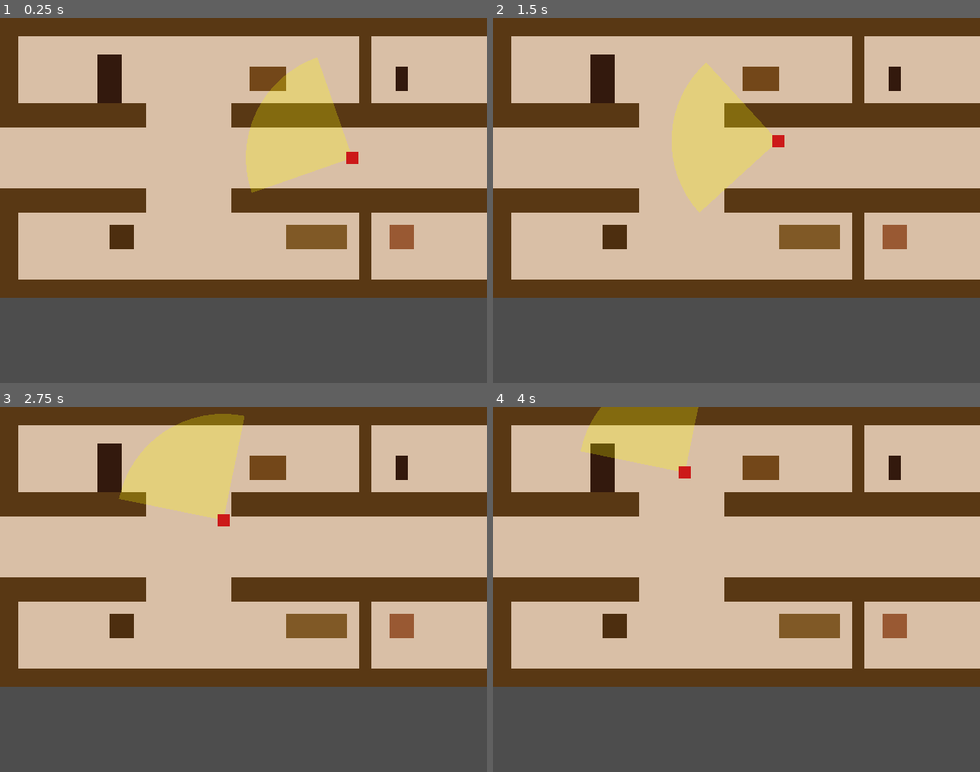
Above: before the commit, frames 1-4 (two rows, left to right).
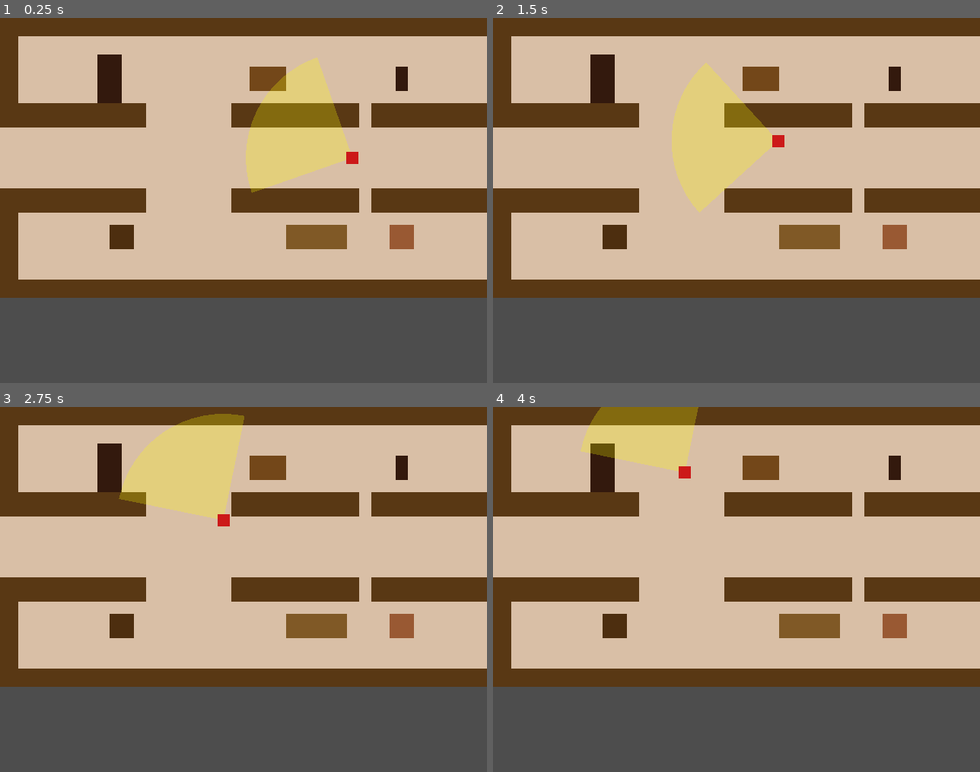
Above: after the commit, the same moments.

Repository: ollyfg/duddy-quest
Game: Godot game, scene res://scenes/l1_hallway.tscn
Same seed, same stepped clock (60 frames per second), same inputs: the game is played once before the commit and once after it. This scene is started directly instead of the project's main scene.
Inputs (mouse positions are in pixels of both pictures, inside the frame that each line leads up to):
- Up to frame 1 (0.25 s): no input
- Up to frame 2 (1.5 s): tap Enter at 0.5 s; move the mouse to (843, 182) at 0.52 s; hold D (move_right) 0.53-1.25 s; tap E (interact) at 0.6 s; click (843, 182) at 0.67 s; drag from (639, 218) to (507, 156) at 1.27 s
- Up to frame 3 (2.75 s): move the mouse to (292, 509) at 2.02 s; hold D (move_right) from 2.03 s (still down); tap V (ranged_attack) at 2.1 s; click (292, 509) at 2.17 s
- Up to frame 4 (4 s): release D (move_right) at 2.75 s; drag from (712, 662) to (717, 520) at 2.77 s; move the mouse to (882, 644) at 3.52 s; hold A (move_left) from 3.53 s (still down); tap Alt at 3.6 s; click (882, 644) at 3.67 s

The runs differ from the first frame. In frame 1, 1.2% of the frame differs, in the area x 73-77%, y 5-72%; in frame 2, 1.2%; in frame 3, 1.2%; in frame 4, 1.2%.

Commit message:
Fix Petunia patrol stuck: A* cell-center offsets + wall-adjacent weight penalties
Co-authored-by: ollyfg <8495389+ollyfg@users.noreply.github.com>

Diff:
--- a/scenes/l1_hallway.tscn
+++ b/scenes/l1_hallway.tscn
@@ -14,9 +14,6 @@
 
 [sub_resource type="RectangleShape2D" id="Sh_inner_hwall"]
 size = Vector2(168, 32)
-
-[sub_resource type="RectangleShape2D" id="Sh_vert_div"]
-size = Vector2(16, 120)
 
 [sub_resource type="RectangleShape2D" id="Sh_coatrack"]
 size = Vector2(32, 64)
@@ -174,20 +171,6 @@
 [node name="CollisionShape2D" type="CollisionShape2D" parent="NorthWallMidLeft"]
 shape = SubResource("Sh_inner_hwall")
 
-[node name="NorthWallDiv" type="StaticBody2D" parent="."]
-position = Vector2(480, 84)
-
-[node name="Sprite" type="ColorRect" parent="NorthWallDiv"]
-offset_left = -8.0
-offset_top = -60.0
-offset_right = 8.0
-offset_bottom = 60.0
-color = Color(0.35, 0.22, 0.08, 1)
-mouse_filter = 2
-
-[node name="CollisionShape2D" type="CollisionShape2D" parent="NorthWallDiv"]
-shape = SubResource("Sh_vert_div")
-
 [node name="NorthWallMidRight" type="StaticBody2D" parent="."]
 position = Vector2(572, 128)
 
@@ -243,20 +226,6 @@
 
 [node name="CollisionShape2D" type="CollisionShape2D" parent="SouthWallMidLeft"]
 shape = SubResource("Sh_inner_hwall")
-
-[node name="SouthWallDiv" type="StaticBody2D" parent="."]
-position = Vector2(480, 284)
-
-[node name="Sprite" type="ColorRect" parent="SouthWallDiv"]
-offset_left = -8.0
-offset_top = -60.0
-offset_right = 8.0
-offset_bottom = 60.0
-color = Color(0.35, 0.22, 0.08, 1)
-mouse_filter = 2
-
-[node name="CollisionShape2D" type="CollisionShape2D" parent="SouthWallDiv"]
-shape = SubResource("Sh_vert_div")
 
 [node name="SouthWallMidRight" type="StaticBody2D" parent="."]
 position = Vector2(572, 240)
--- a/scripts/pathfinder.gd
+++ b/scripts/pathfinder.gd
@@ -22,9 +22,11 @@
 	_astar = AStarGrid2D.new()
 	_astar.region = Rect2i(0, 0, _cols, _rows)
 	_astar.cell_size = Vector2(CELL_SIZE, CELL_SIZE)
-	# Setting offset to room_origin makes get_point_path() return world-space
-	# positions directly, matching the NPC's global_position coordinate space.
-	_astar.offset = room_origin
+	# Setting offset to room_origin + half cell size makes get_point_path()
+	# return cell-centre world-space positions, matching the cell-centre points
+	# used during the obstacle scan and keeping waypoints safely away from wall
+	# faces at cell boundaries.
+	_astar.offset = room_origin + Vector2(CELL_SIZE * 0.5, CELL_SIZE * 0.5)
 	# Cardinal-only movement is simpler and avoids corner-cutting artefacts.
 	_astar.diagonal_mode = AStarGrid2D.DIAGONAL_MODE_NEVER
 	_astar.update()
@@ -45,6 +47,22 @@
 				if result["collider"] is StaticBody2D:
 					_astar.set_point_solid(Vector2i(col, row), true)
 					break
+
+	# Add a cost penalty to cells adjacent to solid obstacles so the A* prefers
+	# paths through open space rather than hugging wall faces.  This avoids the
+	# CharacterBody2D corner-catching bug in Godot's move_and_slide() where an
+	# NPC body-edge touching a wall corner cancels the perpendicular velocity.
+	for row in range(_rows):
+		for col in range(_cols):
+			var cell := Vector2i(col, row)
+			if _astar.is_point_solid(cell):
+				continue
+			for off in [Vector2i(1, 0), Vector2i(-1, 0), Vector2i(0, 1), Vector2i(0, -1)]:
+				var nb: Vector2i = cell + off
+				if nb.x >= 0 and nb.x < _cols and nb.y >= 0 and nb.y < _rows:
+					if _astar.is_point_solid(nb):
+						_astar.set_point_weight_scale(cell, 4.0)
+						break
 
 
 ## Returns a normalised direction from `from_world` toward `to_world` using
Not shown: 1 places in scenes/l1_hallway.tscn that only renumber resources
